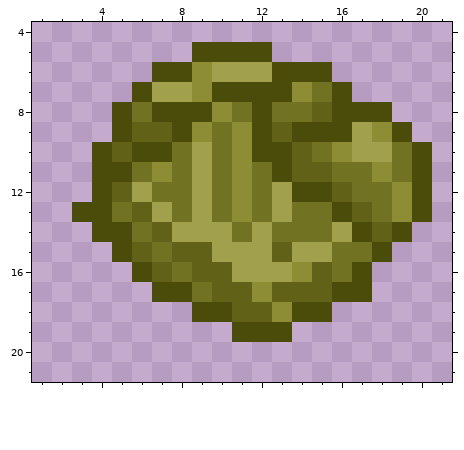
One commit to this pixel-art sprite: images/ingredients/lettuce.png. Above, as it was before the edit.
The file is 24x24 pixels. Colours within 5 levels of each other are drawn and written as one. Shown: x 1..21, y 4..21.
New version:
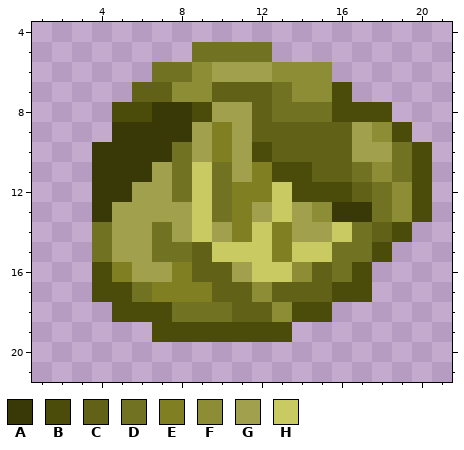
Palette (. is transparent): A #393908  B #4b4b0a  C #616117  D #727223  E #808023  F #8d8d36  G #a0a04d  H #caca62
Diff:
Changed rows in their new state; - is an unchanged pixel.
first column x 3:
 5 ------DDDD-----
 6 ----DD----FFF--
 7 ---CCF-CCCD-F--
 8 ---BAA-GGC--D--
 9 --AAAAGEGC-CCC-
10 -AAAA--EG-C-CC-
11 -AAAG-H-GE-B-C-
12 -AA-G-H-EEH--BC
13 .AGG-GH-EGHGFAA
14 -DGGD-H-EHEGGHD
15 -DGG-D-HHHEHH--
16 -BEGGE---HH----
17 -BBDEEE--------
18 --BBBDDD-------
19 ----BBBB-------
Boxes around the changes in both pictures, in picture pixels (x1, y1, x2, y2):
changed: (72, 42, 372, 342)
